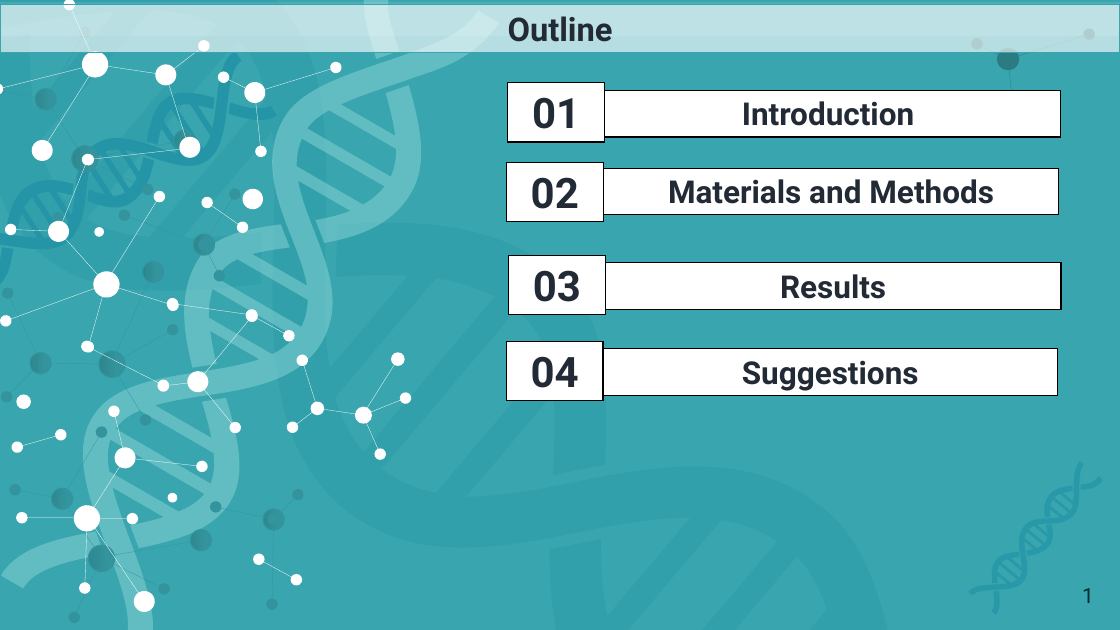
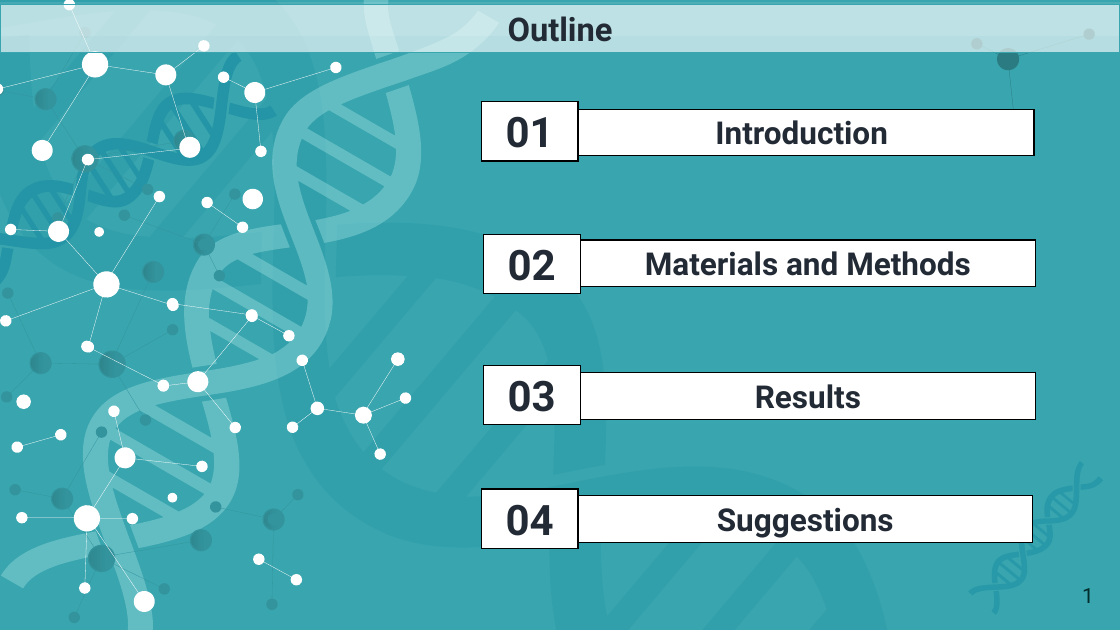
Before and after one commit to mtzynb/MyThesis, a slide deck: slide 2 of ThesisPresentation/thesis_presentation_26012022_Winter.pptx. Drawn at 1120x630 pixels with LibreOffice and Linux fonts; fonts in the diff are those of the drawing. Boxes give left, top, right and bottom in pixels: in the first picture for what was removed or moved away, otherwise in the second. Text is boxed around its words. In the diff, an @@ line names an element or a change of style, - is before the commit and + after.

```diff
--- a/ThesisPresentation/thesis_presentation_26012022_Winter.pptx
+++ b/ThesisPresentation/thesis_presentation_26012022_Winter.pptx
@@ rectangle "01": place and size @@
-rectangle "01" at [508,82,605,142]
+rectangle "01" at [481,102,578,161]
@@ rectangle "Introduction": place and size @@
-rectangle "Introduction" at [596,91,1060,138]
+rectangle "Introduction" at [570,109,1034,156]
@@ rectangle "02": place and size @@
-rectangle "02" at [507,162,603,222]
+rectangle "02" at [483,234,580,294]
@@ rectangle "Materials and Methods": place and size @@
-rectangle "Materials and Methods" at [603,168,1059,215]
+rectangle "Materials and Methods" at [581,240,1036,287]
@@ rectangle "03": place and size @@
-rectangle "03" at [508,255,605,315]
+rectangle "03" at [483,365,580,425]
@@ rectangle "Results": place and size @@
-rectangle "Results" at [606,263,1061,310]
+rectangle "Results" at [581,373,1036,420]
@@ rectangle "04": place and size @@
-rectangle "04" at [507,342,603,402]
+rectangle "04" at [481,489,578,549]
@@ rectangle "Suggestions": place and size @@
-rectangle "Suggestions" at [603,349,1058,396]
+rectangle "Suggestions" at [578,496,1033,543]
```
Also in this commit, not shown: 17 other slides changed, 4 slides added, 11 slides removed, 1 other file.
